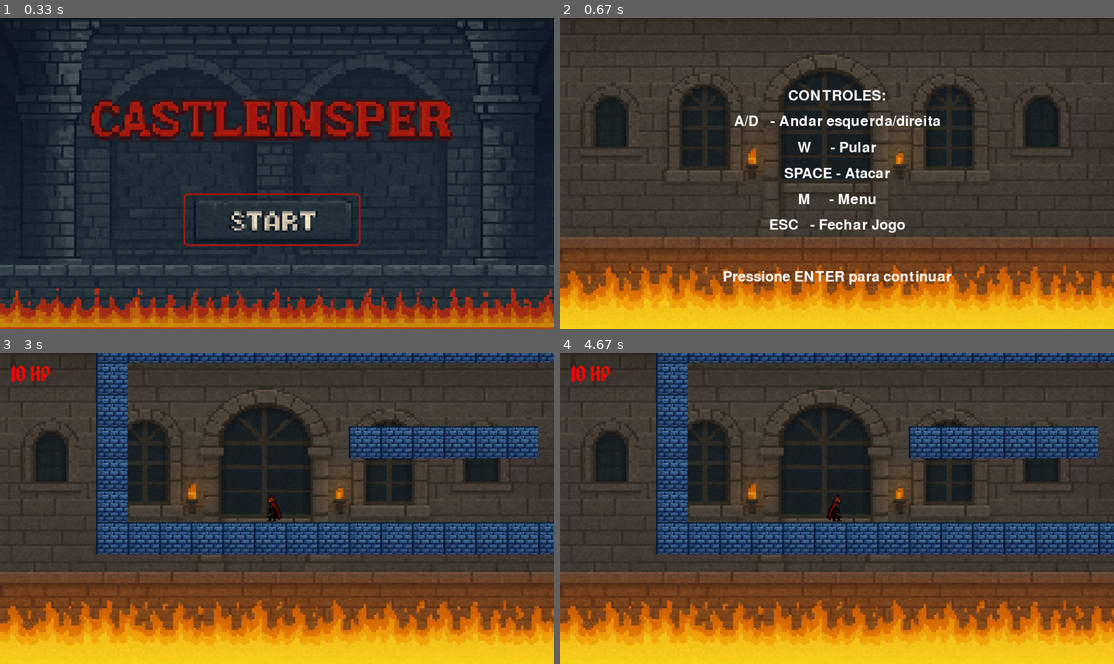
Above: before the commit, frames 1-4 (two rows, left to right).
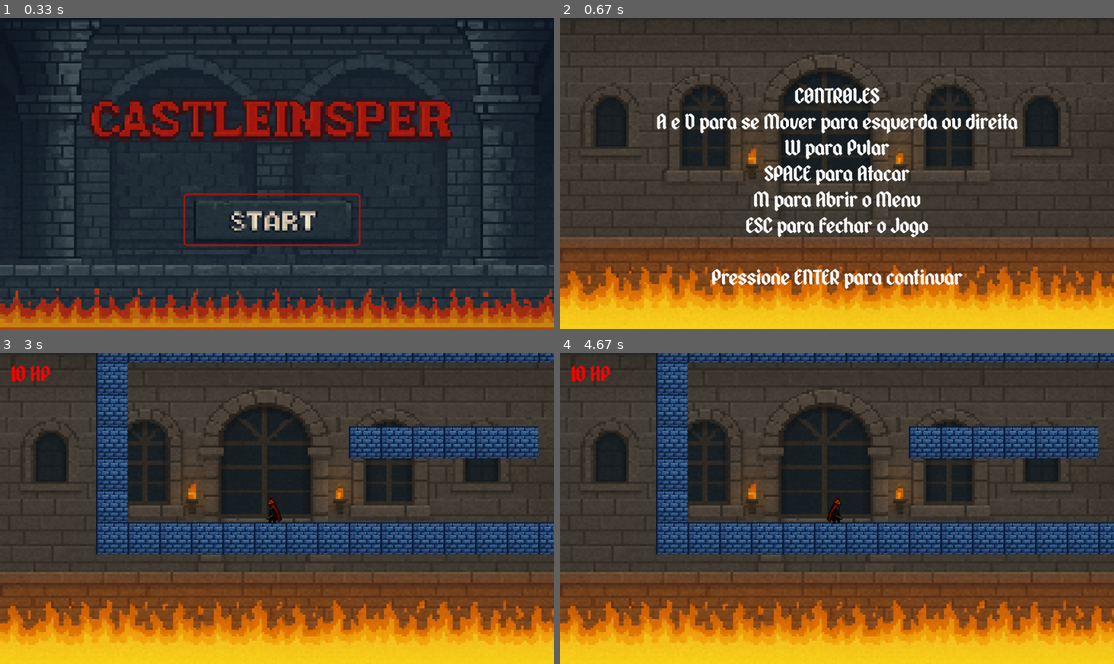
Above: after the commit, the same moments.

Repository: Victor-LP/pygame
Game: pygame game, started from CastleInsper.py
Two runs of this game, one before a commit and one after it. Both use one fixed random seed, a clock stepped at 60 frames per second and the inputs below.
Inputs (mouse positions are in pixels of both pictures, inside the frame that each line leads up to):
- Up to frame 1 (0.33 s): no input
- Up to frame 2 (0.67 s): click (831, 220) at 0.38 s
- Up to frame 3 (3 s): tap Enter at 0.67 s; tap Space at 1 s; hold D 1.33-1.8 s; hold W 1.83-2.13 s; hold D 2.17-2.63 s; hold A from 2.67 s (still down)
- Up to frame 4 (4.67 s): release A at 3.2 s; hold A 3.23-3.63 s; hold W 3.67-4.03 s; hold D from 4.07 s (still down)

Frame 1 is identical in both runs. In frame 2, 6.5% of the frame differs, in the area x 17-83%, y 22-88%; in frame 3, less than 0.1%; in frame 4, less than 0.1%.

Commit message:
mais ajustes

Diff:
--- a/init.py
+++ b/init.py
@@ -1,6 +1,6 @@
 import pygame
 from config import WIDTH, HEIGHT, FPS, INIT, GAME, QUIT, TUTORIAL
-from assets import load_assets, START_IMG, BACKGROUND_IMG, GAME_OVER_IMG, GAME_WON_IMG
+from assets import load_assets, START_IMG, BACKGROUND_IMG, GAME_OVER_IMG, GAME_WON_IMG, FONTE
 
 def _draw_button(surface, rect, hovered):
     borda = (32, 43, 53) if hovered else (165, 23, 16)
@@ -82,19 +82,18 @@
 
     bg = pygame.transform.scale(assets[BACKGROUND_IMG], (WIDTH, HEIGHT))
 
-    font = pygame.font.Font(None, 48)
     text_lines = [
-        "CONTROLES:",
-        "A/D   - Andar esquerda/direita",
-        "W     - Pular",
-        "SPACE - Atacar",
-        "M     - Menu",
-        "ESC   - Fechar Jogo",
+        "CONTROLES",
+        "A e D para se Mover para esquerda ou direita",
+        "W para Pular",
+        "SPACE para Atacar",
+        "M para Abrir o Menu",
+        "ESC para Fechar o Jogo",
         "",
         "Pressione ENTER para continuar"
     ]
 
-    rendered_lines = [font.render(line, True, (255, 255, 255)) for line in text_lines]
+    rendered_lines = [assets[FONTE].render(line, True, (255, 255, 255)) for line in text_lines]
     pygame.mixer.music.fadeout(500)
     while True:
         clock.tick(FPS)
Binary file changed: assets/img/playerwalk2.png
